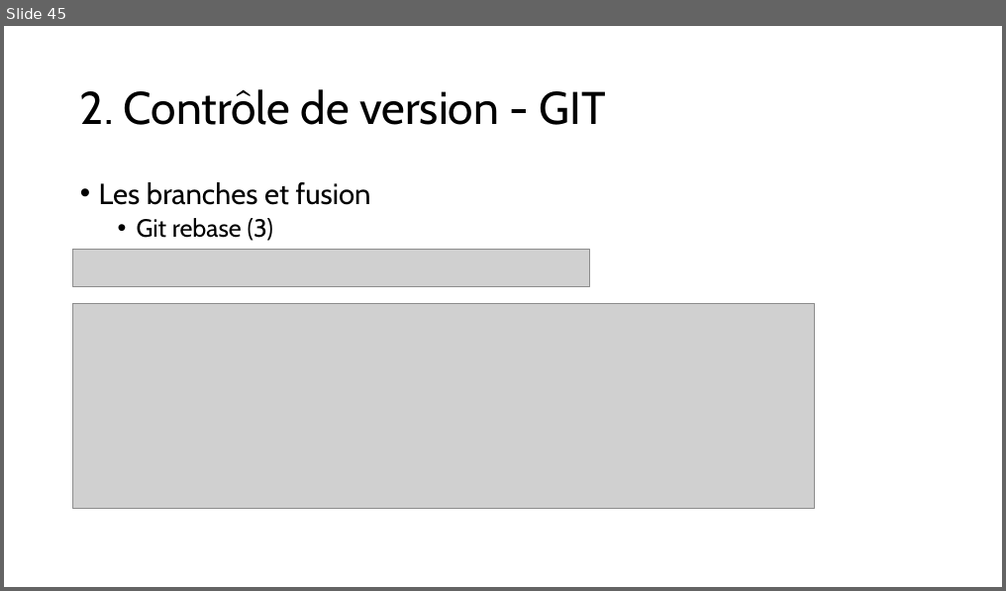
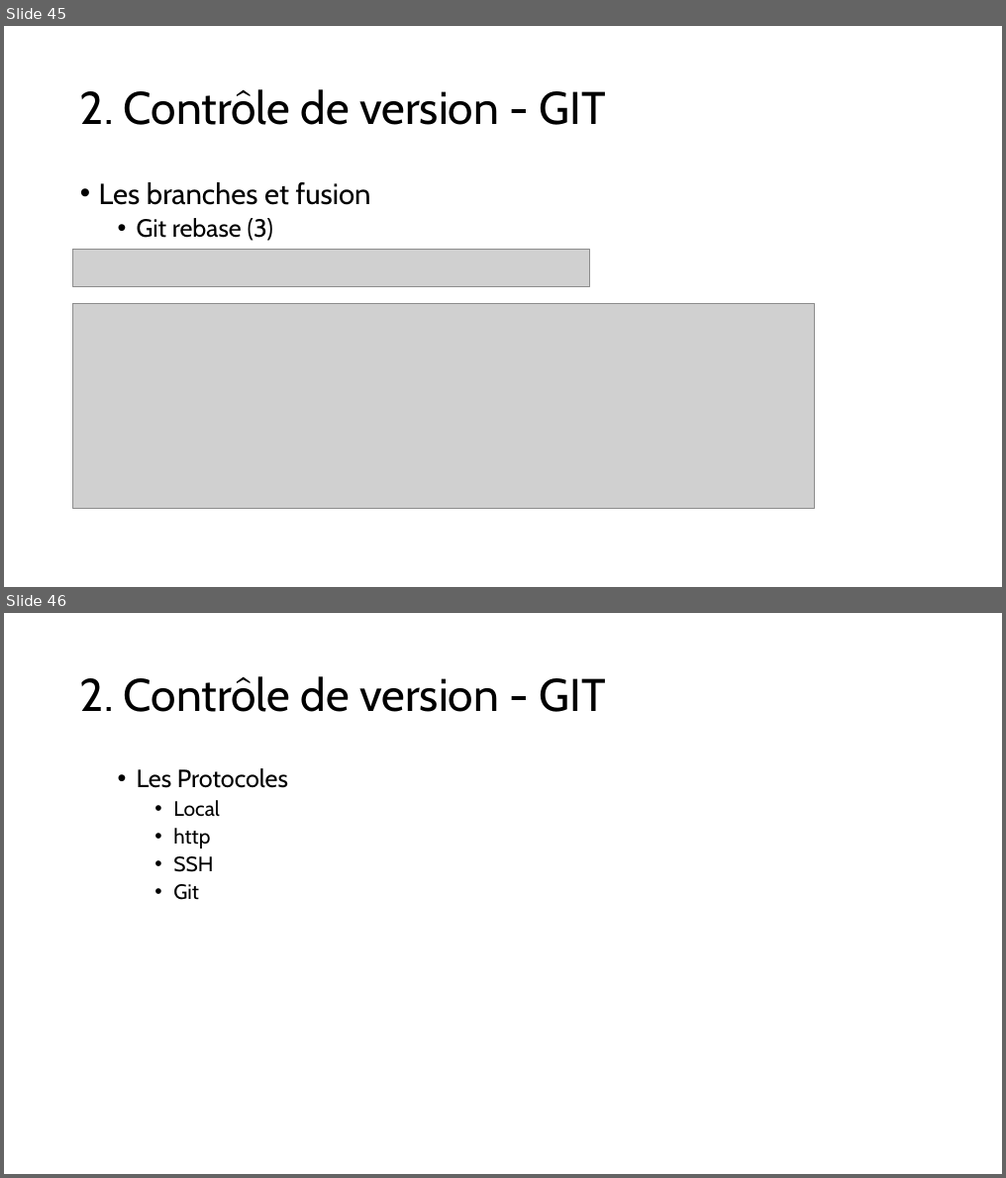
Before and after one commit to LJKhnor/Chapitre-4, a slide deck: Chapitre 4.pptx. Shown one above the other, each under a label of ours: slide 45 before the commit, slides 45 and 46 after it. The pictures are 1006x591 and 1006x1178 pixels, drawn with LibreOffice and Linux fonts; fonts in the diff are those of the drawing; grey boxes stand for pictures. Boxes give left, top, right and bottom in pixels: in the first picture for what was removed or moved away, otherwise in the second. Text is boxed around its words. In the diff, an @@ line names an element or a change of style, - is before the commit and + after.

```diff
--- a/Chapitre 4.pptx
+++ b/Chapitre 4.pptx
@@ slide 46 added at [4, 613, 1002, 1174], background #FFFFFF @@
@@ title added at [80, 676, 605, 712], 44 pt, text #000000 @@
+2. Contrôle de version - GIT
@@ text added at [137, 768, 288, 900], 20 pt, text #000000 @@
+  • Les Protocoles
+    • Local
+    • http
+    • SSH
+    • Git
```
Also in this commit, not shown: 5 slides changed, 1 other slide added, 1 other file.
